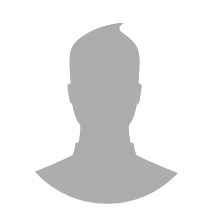
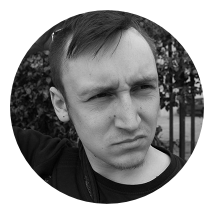
Two versions of the same layered image (214 x 214). Layer-by-layer changes:
added layer "witek.jpg" above "tennhard.jpg" over 10, 10, 204, 204
hid "Screen Shot 2013-04-27 at 10.06.47 PM.png" over 10, 10, 204, 204
